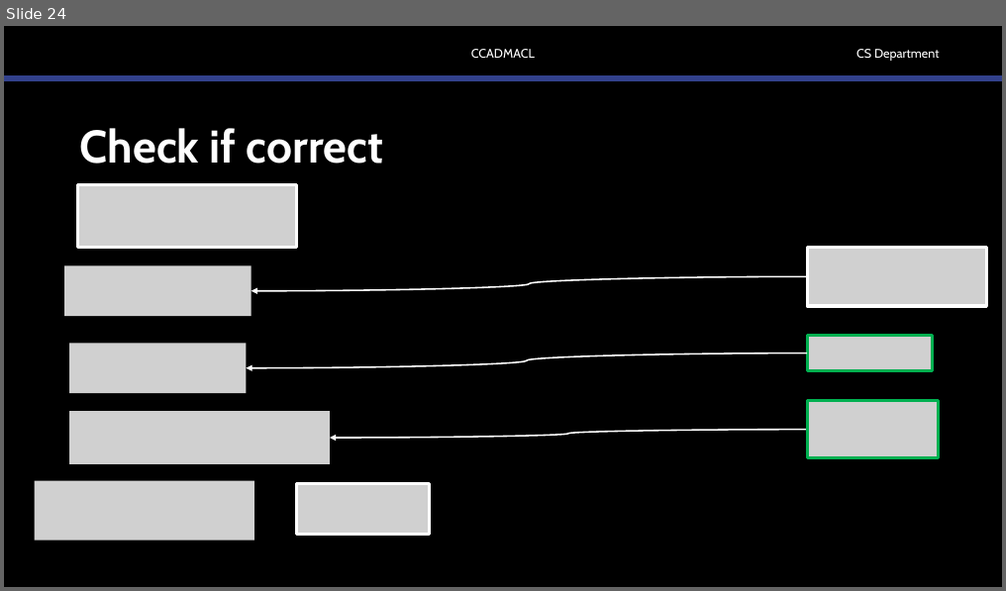
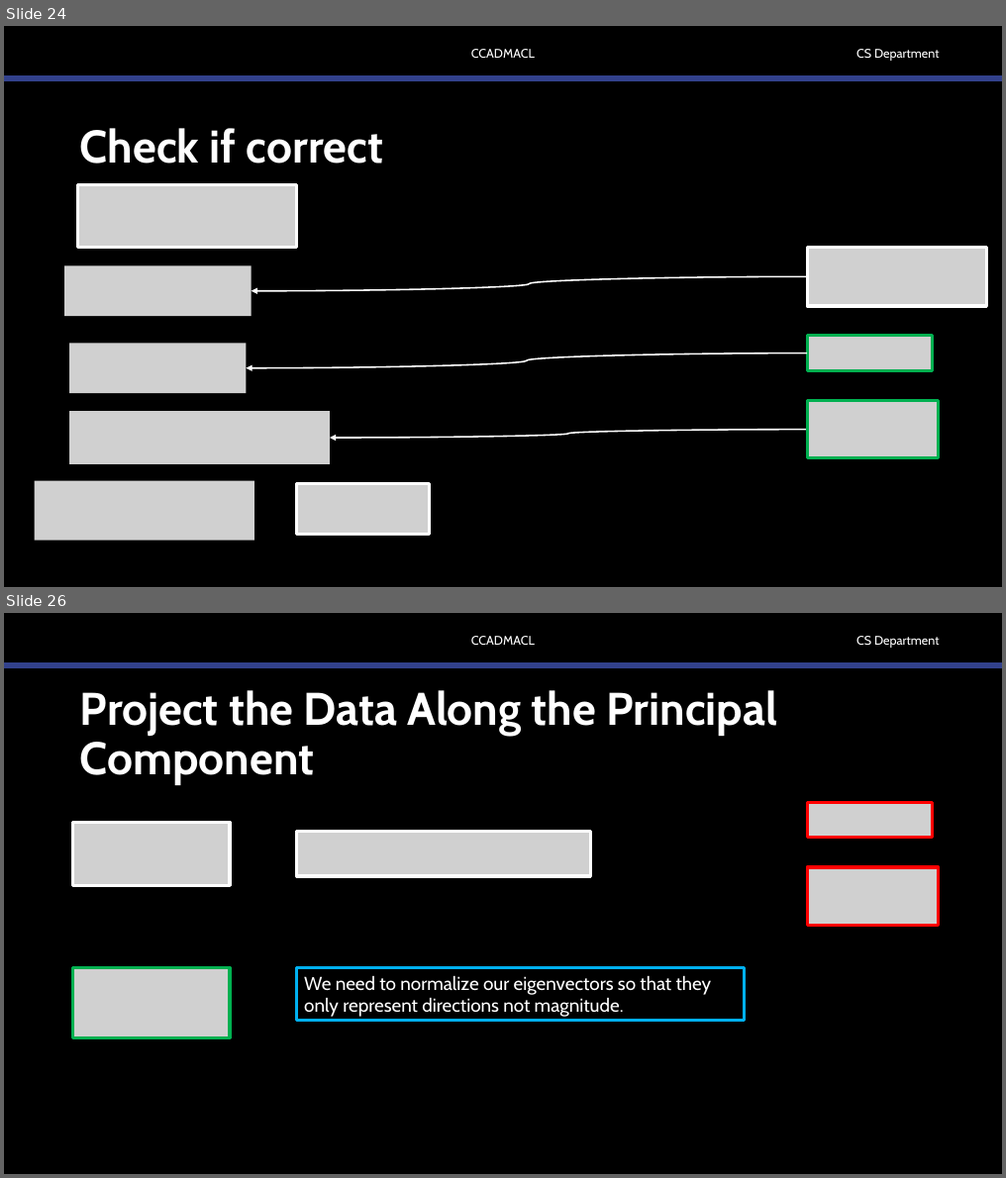
Before and after one commit to robitussin/CCADMACL, a slide deck: 7 - Principal Component Analysis/Covariance Matrix.pptx. Shown one above the other, each under a label of ours: slide 24 before the commit, slides 24 and 26 after it; the slides between them are not shown. The pictures are 1006x591 and 1006x1178 pixels, drawn with LibreOffice and Linux fonts; fonts in the diff are those of the drawing; grey boxes stand for pictures; background and template pictures are left out. Boxes give left, top, right and bottom in pixels: in the first picture for what was removed or moved away, otherwise in the second. Text is boxed around its words. In the diff, an @@ line names an element or a change of style, - is before the commit and + after.

```diff
--- a/7 - Principal Component Analysis/Covariance Matrix.pptx
+++ b/7 - Principal Component Analysis/Covariance Matrix.pptx
@@ slide 26 added at [4, 613, 1002, 1174], background #000000; not listed: 3 template elements that a slide beside it also shows @@
@@ title added at [80, 690, 777, 784], 44 pt, text #FFFFFF, bold @@
+Project the Data Along the Principal Component
@@ picture added at [807, 802, 933, 838] @@
@@ picture added at [73, 822, 230, 885] @@
@@ picture added at [297, 832, 590, 876] @@
@@ picture added at [807, 867, 939, 925] @@
@@ picture added at [73, 967, 230, 1039] @@
@@ rectangle added at [297, 967, 744, 1021], outline #00B0F0 3 pt, 18 pt, text #FFFFFF @@
+We need to normalize our eigenvectors so that they only represent directions not magnitude.
```
Also in this commit, not shown: 4 other slides added.
